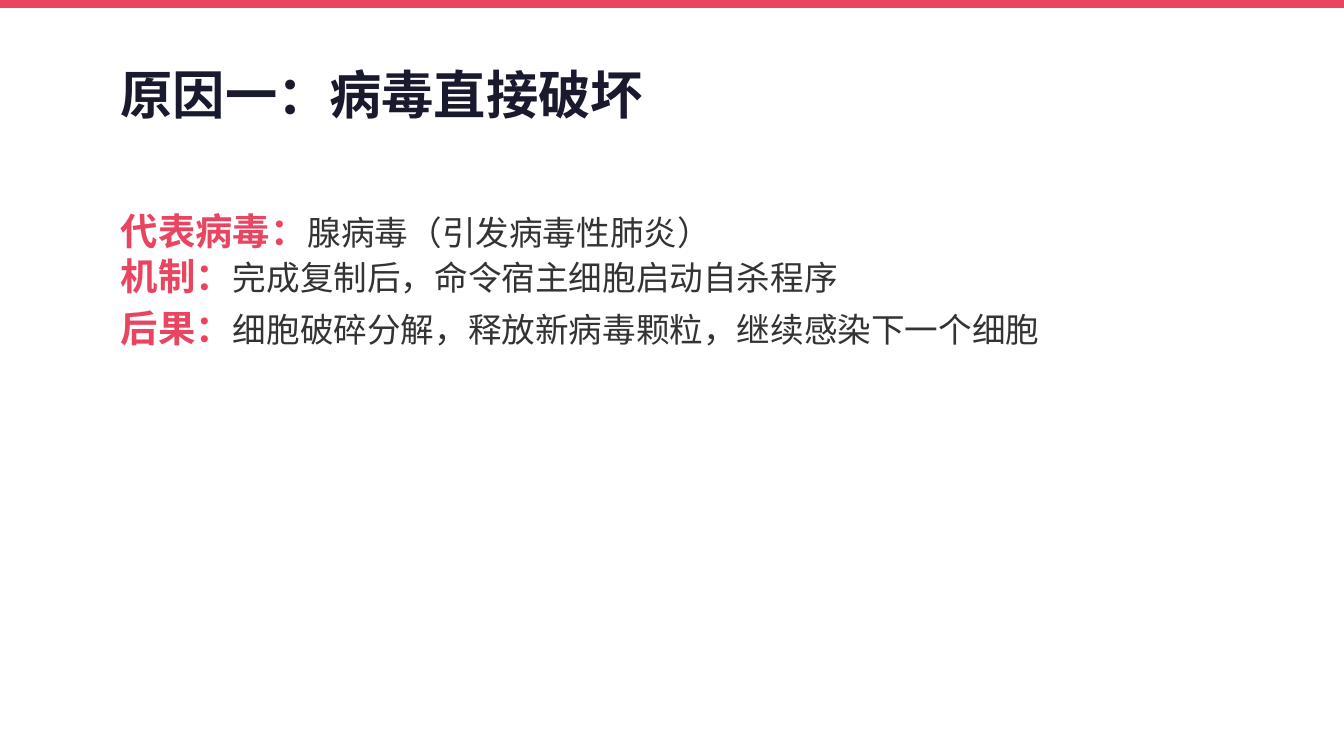
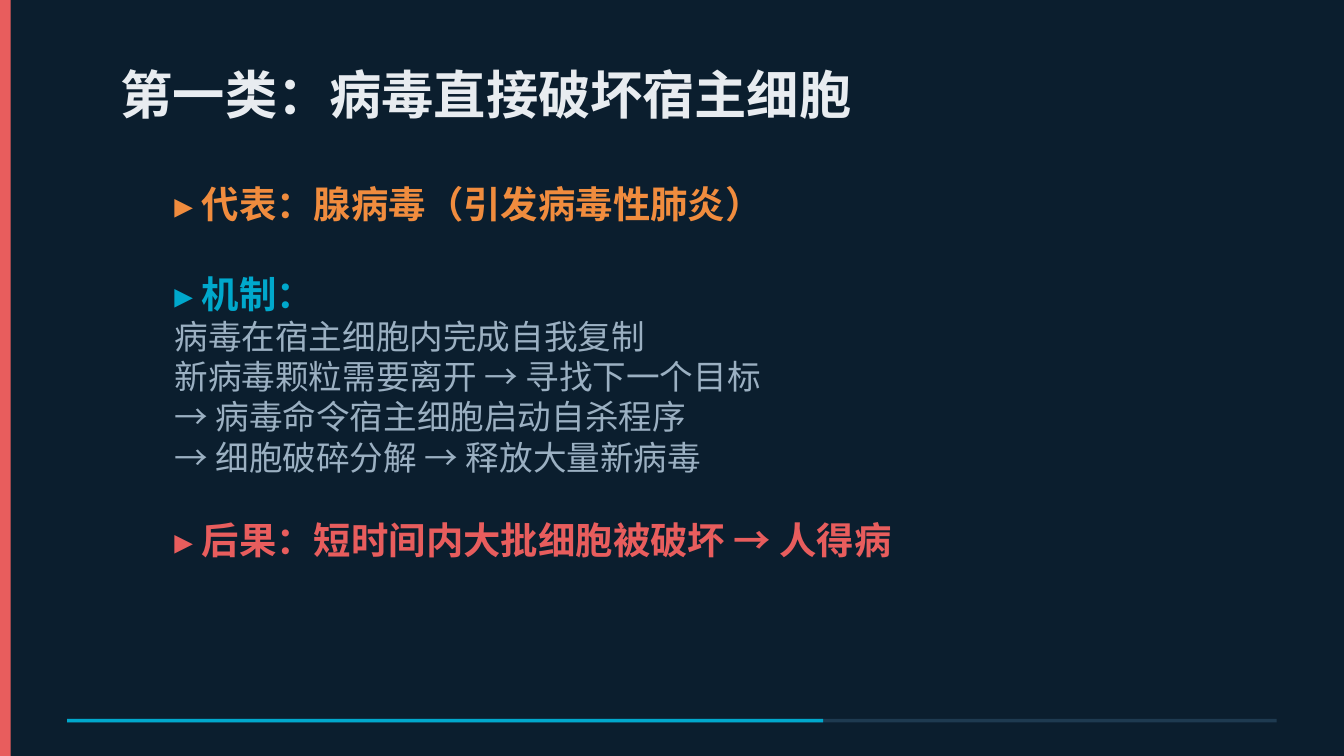
Before and after one commit to 1998x-stack/srt2ppt, a slide deck: slide 11 of examples/第3集-slides.pptx (slide 16 before the commit). Drawn at 1344x756 pixels with LibreOffice and Linux fonts; fonts in the diff are those of the drawing. Boxes give left, top, right and bottom in pixels: in the first picture for what was removed or moved away, otherwise in the second. Text is boxed around its words. In the diff, an @@ line names an element or a change of style, - is before the commit and + after.

```diff
--- a/examples/第3集-slides.pptx
+++ b/examples/第3集-slides.pptx
@@ background #FFFFFF to #0B1E2E @@
@@ rectangle removed at [0,0,1344,8] @@
@@ rectangle added at [0,0,11,756], fill #E85D5D @@
@@ text at [121,69,852,119]: text changed; text colour #1A1A2E to #E8ECF0 @@
-原因一：病毒直接破坏
+第一类：病毒直接破坏宿主细胞
@@ text at [174,186,892,558]: text changed; text colour #333333 to #9BB0C2 @@
-代表病毒：腺病毒（引发病毒性肺炎）
-机制：完成复制后，命令宿主细胞启动自杀程序
-后果：细胞破碎分解，释放新病毒颗粒，继续感染下一个细胞
+▸ 代表：腺病毒（引发病毒性肺炎）
+▸ 机制：
+病毒在宿主细胞内完成自我复制
+新病毒颗粒需要离开 → 寻找下一个目标
+→ 病毒命令宿主细胞启动自杀程序
+→ 细胞破碎分解 → 释放大量新病毒
+▸ 后果：短时间内大批细胞被破坏 → 人得病
@@ rectangle added at [67,719,1277,723], fill #1E3A50 @@
@@ rectangle added at [67,719,823,723], fill #00A8CC @@
```
Also in this commit, not shown: 5 other slides changed, 11 slides added, 13 slides removed, 9 other files.
